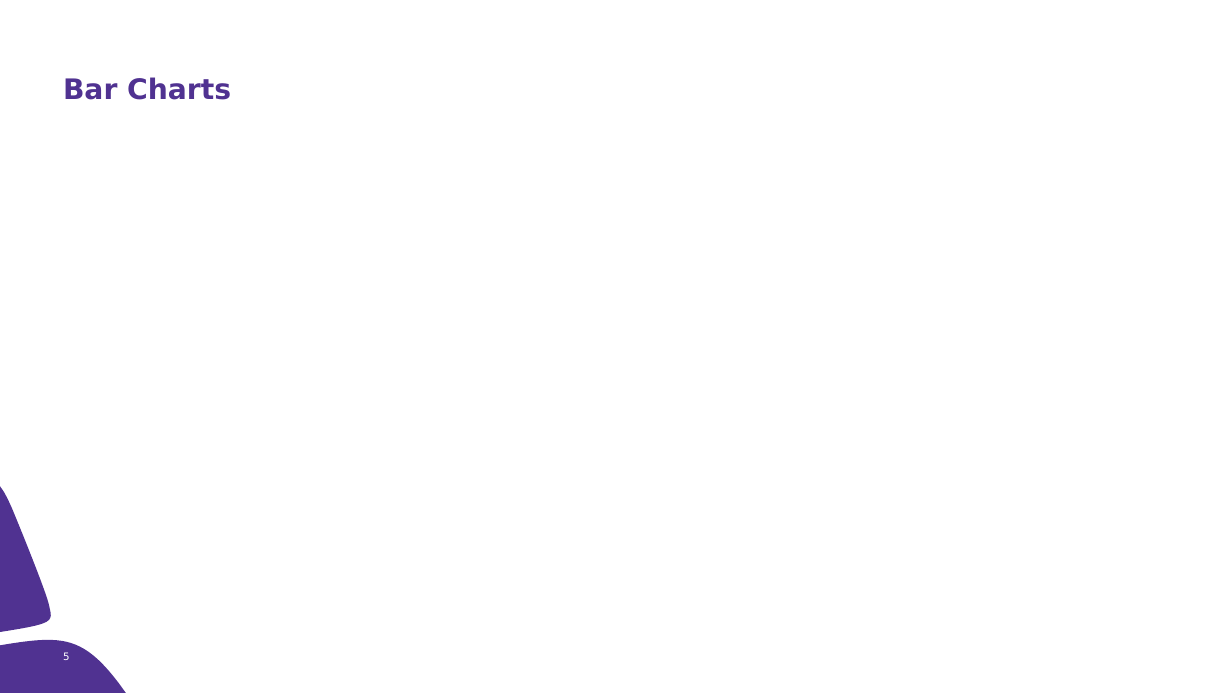
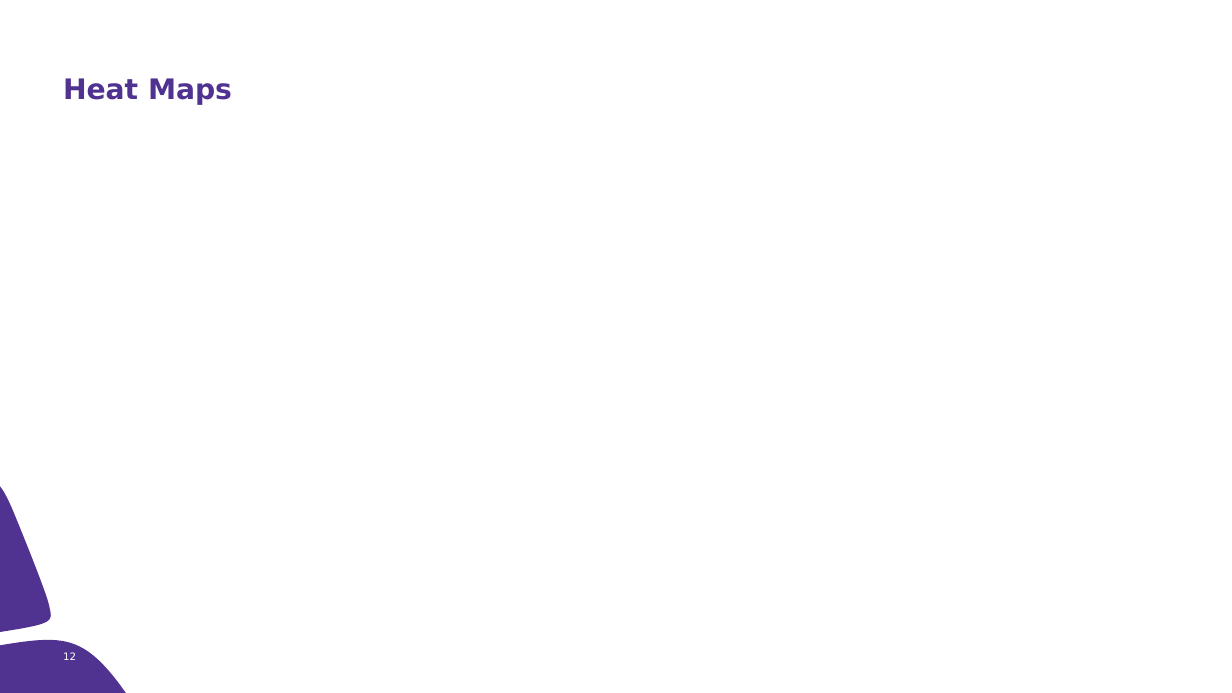
Before and after one commit to christinemazur/project1, a slide deck: slide 12 of AirBNB.pptx (slide 5 before the commit). Drawn at 1232x693 pixels with LibreOffice and Linux fonts; fonts in the diff are those of the drawing. Boxes give left, top, right and bottom in pixels: in the first picture for what was removed or moved away, otherwise in the second. Text is boxed around its words. In the diff, an @@ line names an element or a change of style, - is before the commit and + after.

```diff
--- a/AirBNB.pptx
+++ b/AirBNB.pptx
@@ title at [63,78,232,105]: text changed @@
-Bar Charts
+Heat Maps
@@ page number at [63,652,76,660]: text changed @@
-5
+12
```
Also in this commit, not shown: 4 other slides changed, 9 slides added, 2 slides removed, 4 other files.
